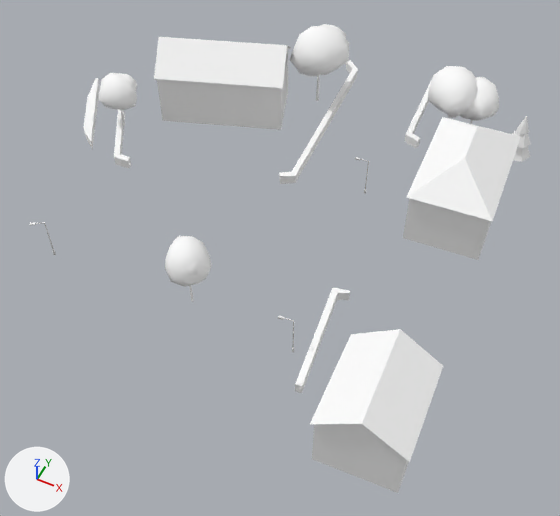
Two versions of the glTF model cities/arlov-borggatan/pack/tiles/c2_-1.glb, one commit apart.
Rendered twice from a 50 mm lens placed at (187.7, -99.7, 76.1), pointed at (157.6, -39.5, 0.9). Arrows for +X, +Y and +Z are at lower left; the lights stay in place. The older version comes first. Where no turn or scale is listed for an object, it has been applied to the vertices. Vertices at exactly the same position are counted once.

In view in the first picture: 'SM_Building_w1192978012', 'SM_Building_w208664695', 'SM_Building_w208664721', 'SM_Street_Furniture_2_-1', 'SM_Trees_2_-1', 'SM_Wall_Hedge_2_-1'.
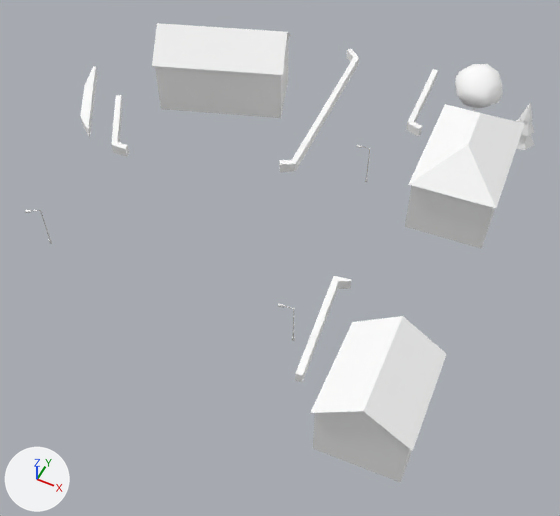
What differs and where, as boxes (x1, y1, x2, y2) in the pictures (560 x 516 px; the box of a moved part takes in the faces that stretch with it):
```json
{"object": "SM_Building_w208664695", "change": "moved", "before": [154, 37, 479, 493], "after": [152, 23, 447, 483]}
{"object": "SM_Building_w1192978012", "change": "moved", "before": [403, 117, 521, 258], "after": [405, 104, 524, 246]}
{"object": "SM_Trees_2_-1", "change": "reshaped, moved, rescaled", "before": [98, 24, 531, 302], "after": [455, 64, 535, 150], "on screen": "81% narrower, 69% shorter"}
{"object": "SM_Building_w208664721", "change": "reshaped, moved, rescaled", "before": [157, 47, 288, 126], "after": [155, 34, 495, 249], "on screen": "158% wider, 170% taller"}
{"object": "SM_Wall_Hedge_2_-1", "change": "moved", "before": [83, 60, 431, 393], "after": [80, 49, 438, 382]}
{"object": "SM_Street_Furniture_2_-1", "change": "moved", "before": [30, 157, 369, 352], "after": [25, 144, 370, 341]}
{"part": 2, "of": "me_sm_trees_2__1", "change": "moved or reshaped", "before": [513, 147, 530, 162], "after": [516, 135, 534, 150]}
{"part": 3, "of": "me_sm_trees_2__1", "change": "moved or reshaped", "before": [512, 131, 531, 148], "after": [516, 118, 535, 136]}
{"part": 4, "of": "me_sm_trees_2__1", "change": "moved or reshaped", "before": [516, 116, 529, 134], "after": [520, 103, 533, 122]}
{"part": 5, "of": "me_sm_trees_2__1", "change": "added", "after": [456, 64, 503, 108]}
{"part": 6, "of": "me_sm_trees_2__1", "change": "deleted", "before": [98, 24, 499, 302]}
```

Edits to the scene script, one JSON object a line:
```json
{"block": "me_sm_building_w208664721", "where": "# used by ob_sm_building_w208664721; location = (137.5, -17.5, 9.3); scale = (9.94, 9.94, 9.94)"}
{"op": "remove", "block": "me_sm_building_w208664721", "code": "me_sm_building_w208664721.from_pydata(...)  # 12 vertices, 10 faces; spans x -1.0..1.0, y -0.74..0.74, z -0.54..0.54"}
{"op": "add", "block": "me_sm_building_w208664721", "code": "me_sm_building_w208664721.from_pydata(...)  # 28 vertices, 26 faces; spans x -1.0..1.0, y -0.39..0.39, z -0.22..0.22"}
{"block": "me_sm_building_w208664721", "change": "me_sm_building_w208664721 part 1: 12 vertices removed from x -1.0..1.0, y -0.74..0.74, z -0.54..0.54; 28 vertices added at x -1.0..1.0, y -0.39..0.39, z -0.22..0.22"}
{"op": "add", "block": "me_sm_building_w208664721", "code": "me_sm_building_w208664721.materials.append(mat_m_concrete)  # white #ffffff"}
{"block": "me_sm_trees_2__1", "where": "# used by ob_sm_trees_2__1; location = (152.9, -30.1, 9.6); scale = (29.0, 29.0, 29.0)"}
{"op": "remove", "block": "me_sm_trees_2__1", "code": "me_sm_trees_2__1.from_pydata(...)  # 726 vertices, 1293 faces; spans x -1.0..1.0, y -0.86..0.86, z -0.22..0.22"}
{"op": "add", "block": "me_sm_trees_2__1", "code": "me_sm_trees_2__1.from_pydata(...)  # 174 vertices, 285 faces; spans x -1.0..1.0, y -0.51..0.51, z -0.77..0.77"}
{"block": "me_sm_trees_2__1", "change": "me_sm_trees_2__1 part 2: the loose piece of 8 vertices spanning x 0.87..1.0, y 0.64..0.78, z -0.18..-0.06 is scaled about its middle by 4.57, then moved by (-0.24, -0.9, -0.21)"}
{"block": "me_sm_trees_2__1", "change": "me_sm_trees_2__1 part 3: the loose piece of 8 vertices spanning x 0.88..0.99, y 0.65..0.76, z -0.11..0.0 is scaled about its middle by 4.56, then moved by (-0.24, -0.9, 0.03)"}
{"block": "me_sm_trees_2__1", "change": "me_sm_trees_2__1 part 4: the loose piece of 8 vertices spanning x 0.9..0.96, y 0.68..0.74, z -0.05..0.04 is scaled about its middle by 4.56, then moved by (-0.25, -0.9, 0.23)"}
{"block": "me_sm_trees_2__1", "change": "me_sm_trees_2__1 part 5: a new loose piece of 42 vertices spanning x -1.0..0.05, y -0.48..0.51, z -0.17..0.77, in mat_m_leaf (white #ffffff)"}
{"block": "me_sm_trees_2__1", "change": "me_sm_trees_2__1 part 6: 19 loose pieces with 678 vertices, spanning x -1.0..0.94, y -0.86..0.86, z -0.22..0.22, are deleted"}
{"block": "me_sm_trees_2__1", "change": "other edits to the shape of me_sm_trees_2__1 do not show in these pictures"}
{"op": "set", "path": "ob_sm_building_w208664695.location", "old": "(155.3, -37.1, 8.6)", "new": "(155.3, -37.1, 10.9)"}
{"op": "set", "path": "ob_sm_building_w208664721.location", "old": "(137.5, -17.5, 9.3)", "new": "(154.3, -20.4, 10.9)"}
{"op": "set", "path": "ob_sm_building_w208664721.scale", "old": "(9.94, 9.94, 9.94)", "new": "(26.7, 26.7, 26.7)"}
{"op": "set", "path": "ob_sm_building_w1192978012.location", "old": "(175.5, -22.3, 8.5)", "new": "(175.5, -22.3, 10.6)"}
{"op": "set", "path": "ob_sm_street_furniture_2__1.location", "old": "(148.9, -40.1, 6.1)", "new": "(148.9, -40.1, 8.2)"}
{"op": "set", "path": "ob_sm_trees_2__1.location", "old": "(152.9, -30.1, 9.6)", "new": "(175.5, -8.4, 10.3)"}
{"op": "set", "path": "ob_sm_trees_2__1.scale", "old": "(29.0, 29.0, 29.0)", "new": "(6.36, 6.36, 6.36)"}
{"op": "set", "path": "ob_sm_wall_hedge_2__1.location", "old": "(143.7, -28.7, 4.3)", "new": "(143.7, -28.7, 6.5)"}
```
